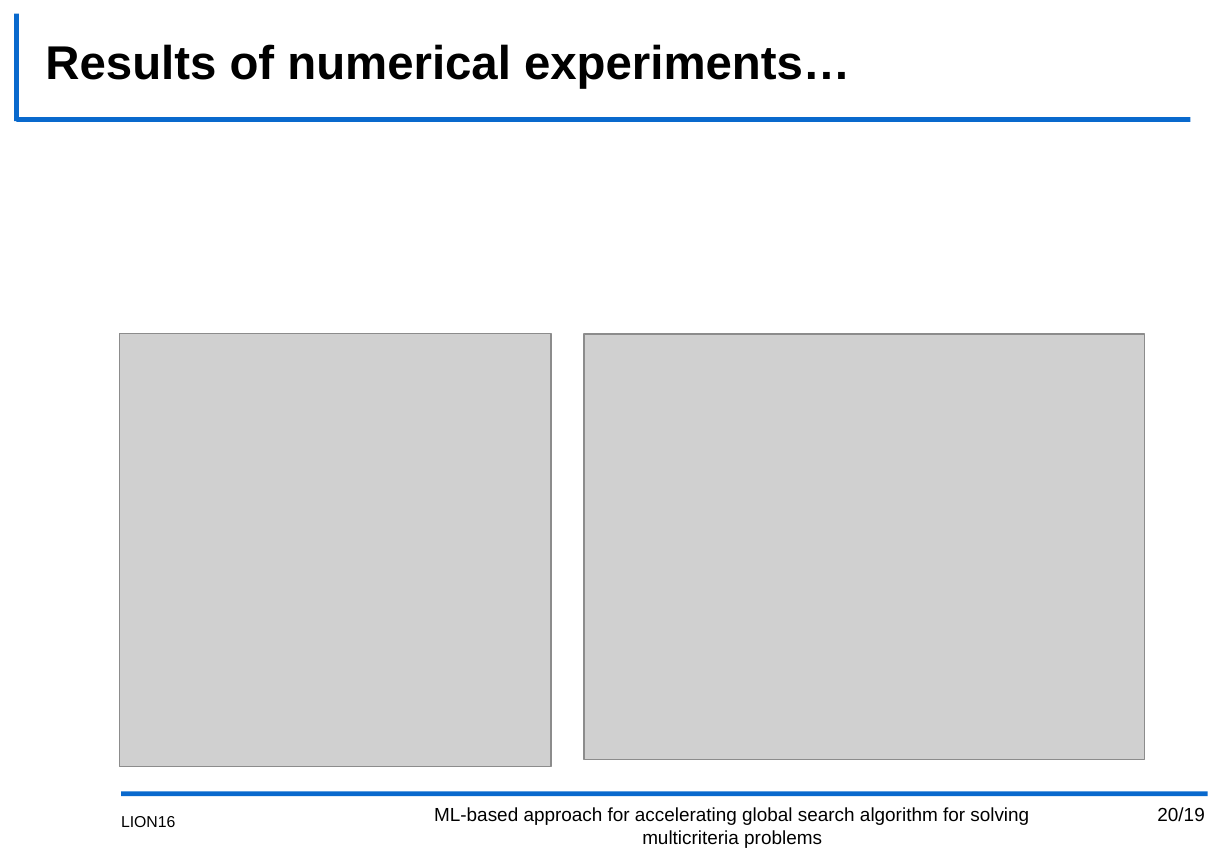
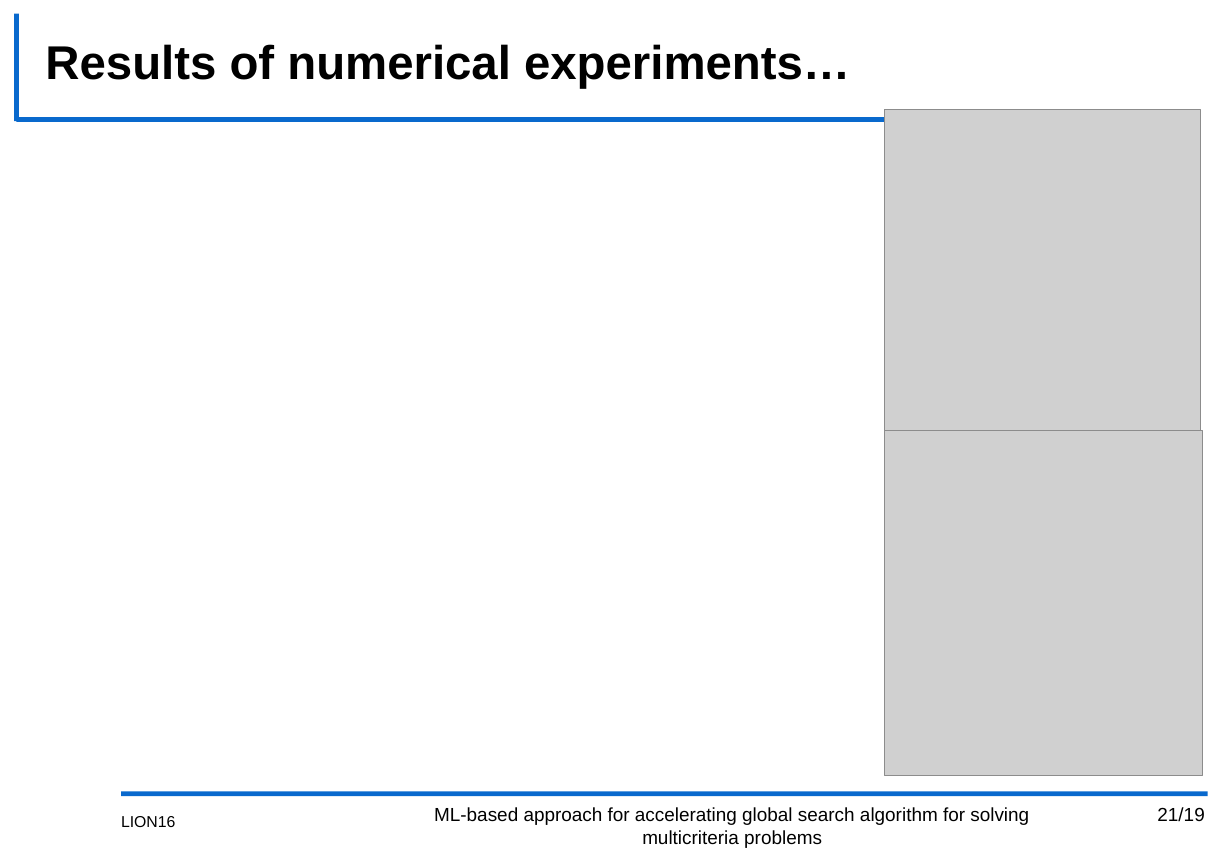
Before and after one commit to kabarkalov/GlobOptPapers, a slide deck: slide 21 of 2022/LION/LION16.pptx (slide 20 before the commit). Drawn at 1232x853 pixels with LibreOffice and Linux fonts; fonts in the diff are those of the drawing; grey boxes stand for pictures; background and template pictures are left out. Boxes give left, top, right and bottom in pixels: in the first picture for what was removed or moved away, otherwise in the second. Text is boxed around its words. In the diff, an @@ line names an element or a change of style, - is before the commit and + after.

```diff
--- a/2022/LION/LION16.pptx
+++ b/2022/LION/LION16.pptx
@@ picture added at bbox=[885, 110, 1201, 455] @@
@@ picture removed at bbox=[119, 333, 552, 767] @@
@@ picture removed at bbox=[584, 334, 1144, 760] @@
@@ picture added at bbox=[885, 431, 1204, 776] @@
@@ page number at bbox=[1157, 807, 1204, 821]: text changed @@
-20/19
+21/19
```
Also in this commit, not shown: 11 other slides changed.
